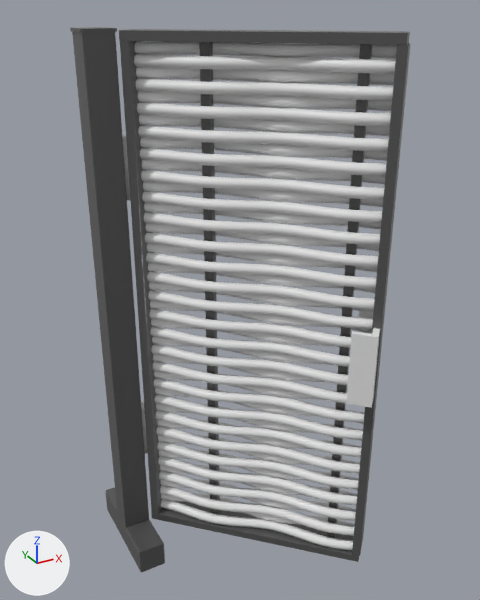
One commit to the Blender file 3d_sources/fences/mod_wicket_005.blend: the scene before it, then after it.
Both versions are drawn from a 50 mm camera at (-0.64, -2.06, 1.97) aimed at (0.38, -0.21, 1.05). Every picture has the same lights, and +X, +Y and +Z are marked at lower left. The first picture is the older version.

The older version as bpy lines, for what is in view:
```python
me_cube_001 = bpy.data.meshes.new('Cube.001')
me_cube_001.from_pydata(...)  # 60 vertices, 64 faces; spans x -0.05..0.05, y -0.2..0.2, z 0.0..1.92
me_cube_001.materials.append(mat_fence_metal)  # dark grey #5f5f5f
me_cube_002 = bpy.data.meshes.new('Cube.002')
me_cube_002.from_pydata(...)  # 17198 vertices, 16698 faces; spans x 0.1..1.92, y -0.91..-0.04, z -0.16..0.06
# faces by material slot: [46, 16646, 6]
me_cube_002.materials.append(mat_fence_metal)  # dark grey #5f5f5f
me_cube_002.materials.append(None)
me_cube_002.materials.append(mat_fence_metal_001)  # dark grey #5f5f5f
ob_door = bpy.data.objects.new('door', me_cube_002)
ob_door.location = (0.0, 0.0, 0.0)
ob_door.rotation_euler = (0.785, -1.571, 0.0)  # degrees (45, -90, 0)
ob_fence_post = bpy.data.objects.new('fence_post', me_cube_001)
ob_fence_post.location = (0.0, 0.0, 0.0)
```
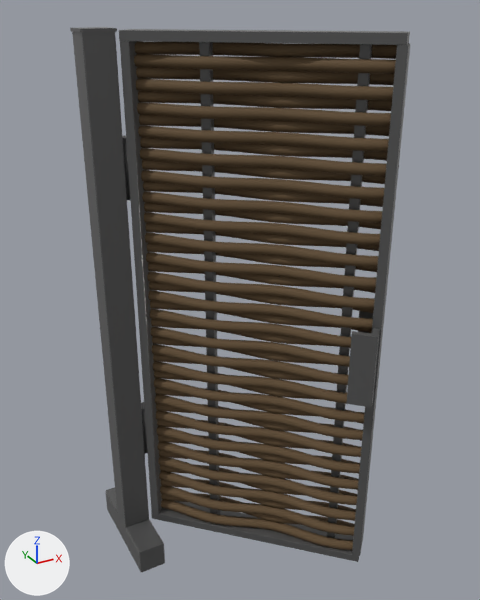
Location of each change, (x1, y1, x2, y2) in pixels of the pictures (480 x 600 px):
part 1 of me_cube_002, recoloured (white to dark grey): (346, 311, 380, 408) in both
part 2 of me_cube_002, recoloured (white to dark grey): (141, 402, 148, 453) in both
part 3 of me_cube_002, recoloured (white to dark grey): (122, 135, 130, 200) in both
part 4 of me_cube_002, recoloured (white to brown): (134, 41, 397, 550) in both

The change in detail:
Material 'fence_wood' (mat_fence_wood) is new.
Its base color is (0.115, 0.069, 0.0289) (brown #5f4a2f).
Its roughness is 0.8.
me_cube_002 has 17198 vertices, 16698 faces and spans x 0.1..1.92, y -0.91..-0.04, z -0.16..0.06.
me_cube_002 is used by ob_door; location (0.0, 0.0, 0.0); rotation (0.785, -1.571, 0.0), in degrees (45, -90, 0).
me_cube_002 no longer uses material mat_fence_metal_001 (dark grey #5f5f5f).
me_cube_002 part 1: 22 of the faces centred in x 0.81..1.06, y -0.9..-0.82, z -0.16..0.06 switch from no material to mat_fence_metal (dark grey #5f5f5f).
me_cube_002 part 2: 12 of the faces centred in x 0.4..0.6, y -0.08..-0.04, z -0.07..-0.03 switch from no material to mat_fence_metal (dark grey #5f5f5f).
me_cube_002 part 3: 12 of the faces centred in x 1.4..1.6, y -0.08..-0.04, z -0.07..-0.03 switch from no material to mat_fence_metal (dark grey #5f5f5f).
me_cube_002 part 4: 16600 of the faces centred in x 0.14..1.88, y -0.89..-0.12, z -0.1..0.0 switch from no material to mat_fence_wood (brown #5f4a2f).
